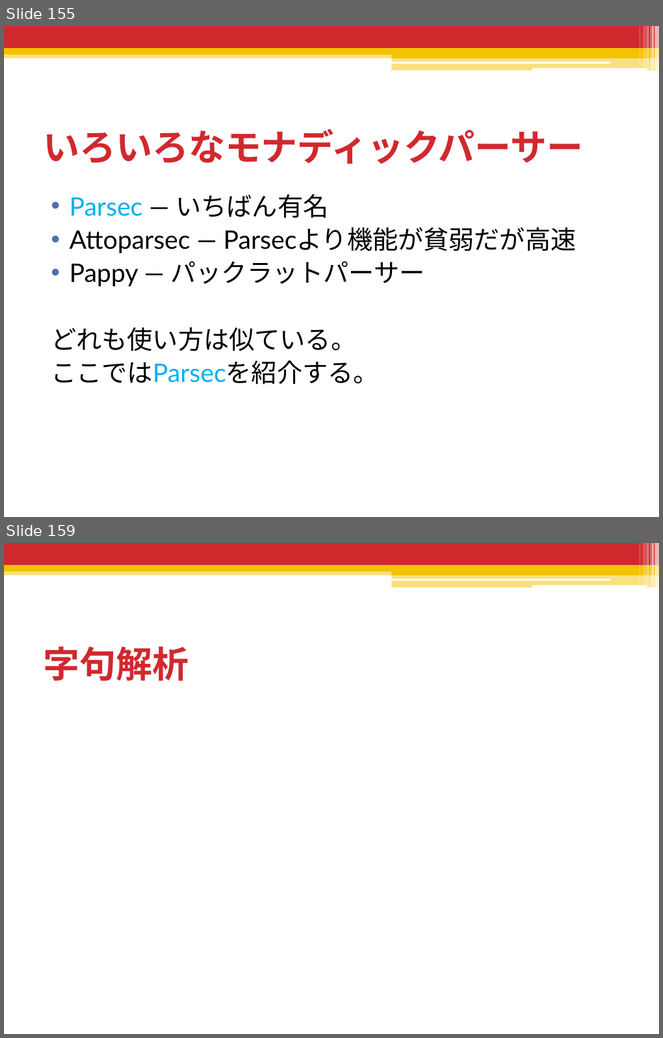
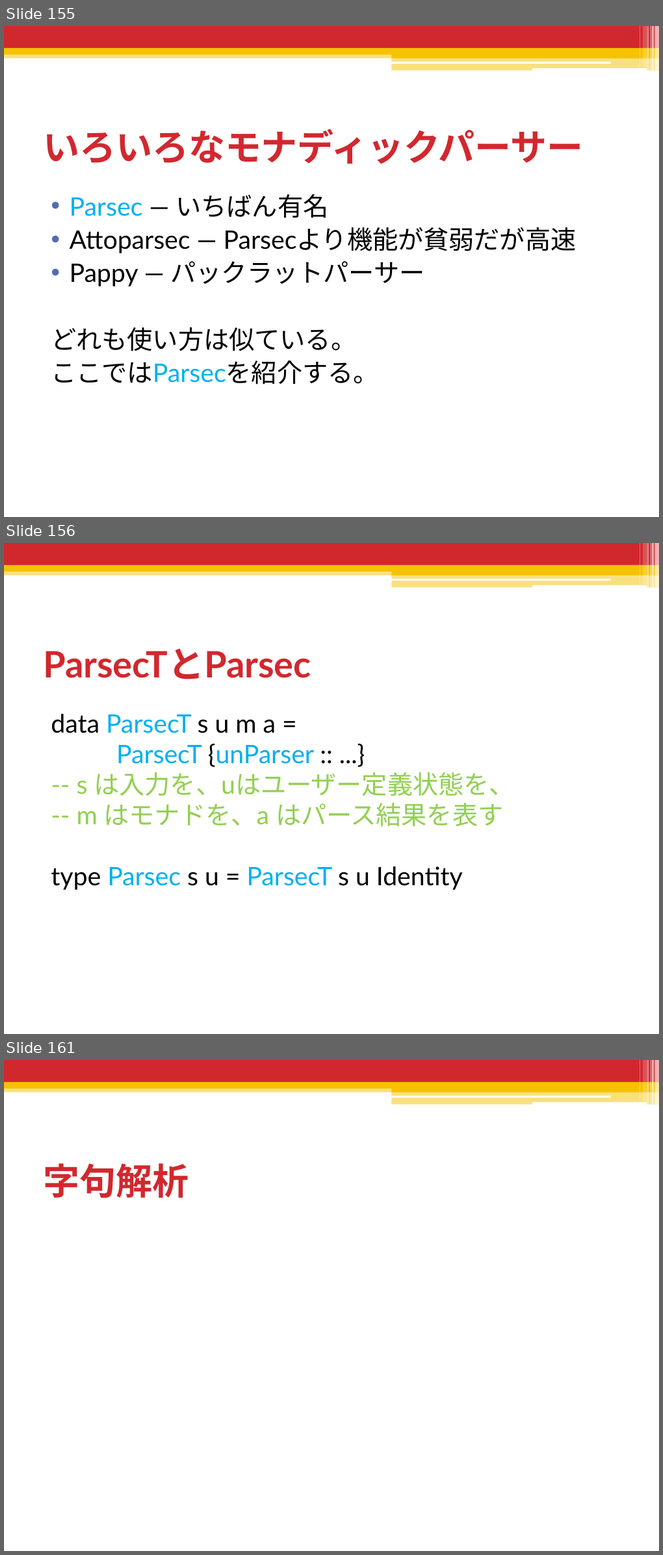
Before and after one commit to shiatsumat/HaskellLecture, a slide deck: 2_monad/slides/2_monad.pptx. Shown one above the other, each under a label of ours: slides 155 and 159 before the commit, slides 155, 156 and 161 after it; the slides between them are not shown. The pictures are 663x1038 and 663x1555 pixels, drawn with LibreOffice and Linux fonts; fonts in the diff are those of the drawing. Boxes give left, top, right and bottom in pixels: in the first picture for what was removed or moved away, otherwise in the second. Text is boxed around its words. In the diff, an @@ line names an element or a change of style, - is before the commit and + after.

```diff
--- a/2_monad/slides/2_monad.pptx
+++ b/2_monad/slides/2_monad.pptx
@@ slide 156 added at box(4, 543, 659, 1034), background #FFFFFF; not listed: 13 template elements that a slide beside it also shows @@
@@ title added at box(43, 648, 311, 679), 40 pt, text #D1282E, bold @@
+ParsecTとParsec
@@ text added at box(51, 714, 515, 890), 28 pt, text #92D050 @@
+data ParsecT s u m a =
+ParsecT {unParser :: ...}
+-- s は入力を、uはユーザー定義状態を、
+-- m はモナドを、a はパース結果を表す
+type Parsec s u = ParsecT s u Identity
@@ what was slide 159 is now slide 161 @@
```
Also in this commit, not shown: 2 slides changed, 4 other slides added, 3 slides removed, 3 other files.
